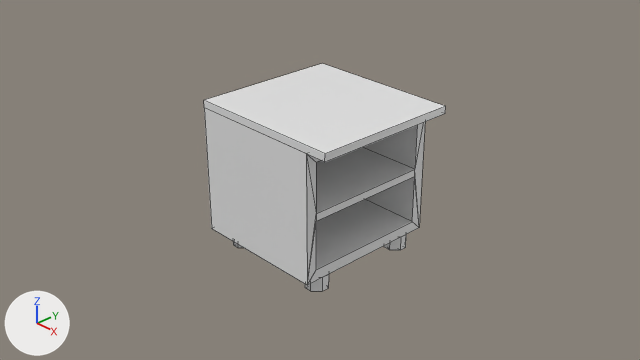
Renders of the Blender file modern/models/multidecor_kitchen_cabinet_two_shelves.blend from each side of a commit.
One viewpoint serves both versions: the file's camera 'Camera'. Arrows for +X, +Y and +Z are at lower left; the lights stay in place. Mesh edges are drawn as thin lines.
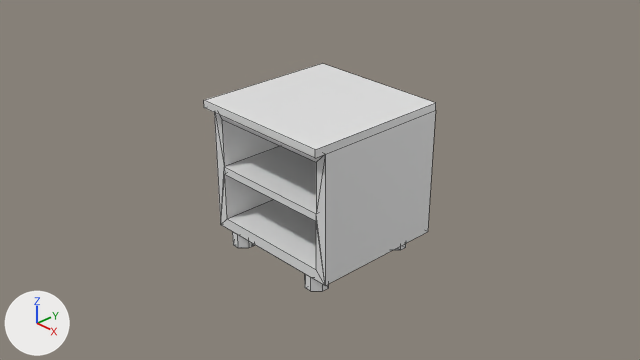
Location of each change, (x1, y1, x2, y2) in pixels of the pictures (640 x 360 px; the box of a moved part takes in the faces that stretch with it):
'Cube', reshaped: before (204, 63, 446, 291); after (204, 63, 436, 291)
part 1 of me_cube, moved or reshaped: before (204, 108, 425, 285); after (214, 111, 435, 285)
part 2 of me_cube, moved or reshaped: before (305, 274, 329, 291); after (232, 232, 254, 248)
part 3 of me_cube, moved or reshaped: before (384, 235, 406, 250); after (305, 274, 329, 291)
part 4 of me_cube, moved or reshaped: before (204, 63, 446, 162); after (204, 63, 436, 158)

Diff of the bpy script that builds the scene:
```diff
--- a/modern/models/multidecor_kitchen_cabinet_two_shelves.blend.py
+++ b/modern/models/multidecor_kitchen_cabinet_two_shelves.blend.py
@@ me_cube @@
 me_cube.from_pydata(...)  # 96 vertices, 90 faces; spans x -1.0..1.15, y -1.0..1.0, z -1.0..1.0
 # used by ob_cube; location = (0.0, 0.0, 0.0)
-me_cube.vertices[8].co = (1.15, 1.0, 0.9)  # pixel (445, 113)
-me_cube.vertices[9].co = (1.15, -1.0, 0.9)  # pixel (324, 162)
-me_cube.vertices[10].co = (-1.0, 1.0, 0.9)
-me_cube.vertices[11].co = (-1.0, -1.0, 0.9)  # pixel (204, 107)
-me_cube.vertices[12].co = (1.15, 1.0, 1.0)  # pixel (445, 106)
-me_cube.vertices[13].co = (1.15, -1.0, 1.0)  # pixel (325, 153)
-me_cube.vertices[14].co = (-1.0, 1.0, 1.0)  # pixel (322, 63)
-me_cube.vertices[15].co = (-1.0, -1.0, 1.0)  # pixel (203, 100)
+# me_cube part 1: the loose piece of 24 vertices spanning x -1.0..0.85, y -1.0..1.0, z -0.8..0.9 is turned -90 degrees about the z axis through the mesh origin
+# me_cube part 2: the loose piece of 16 vertices spanning x 0.55..0.85, y -0.85..-0.55, z -1.0..-0.8 is turned -90 degrees about the z axis through the mesh origin
+# me_cube part 3: the loose piece of 16 vertices spanning x 0.55..0.85, y 0.55..0.85, z -1.0..-0.8 is turned -90 degrees about the z axis through the mesh origin
+# me_cube part 4
+me_cube.vertices[8].co = (1.0, -1.0, 0.9)  # pixel (315, 158)
+me_cube.vertices[9].co = (-1.0, -1.0, 0.9)  # pixel (204, 107)
+me_cube.vertices[10].co = (1.0, 1.0, 0.9)  # pixel (435, 110)
+me_cube.vertices[11].co = (-1.0, 1.0, 0.9)
+me_cube.vertices[12].co = (1.0, -1.0, 1.0)  # pixel (315, 149)
+me_cube.vertices[13].co = (-1.0, -1.0, 1.0)  # pixel (203, 100)
+me_cube.vertices[14].co = (1.0, 1.0, 1.0)  # pixel (435, 102)
+me_cube.vertices[15].co = (-1.0, 1.0, 1.0)  # pixel (322, 63)
 me_cube.materials.append(mat_material)
```
